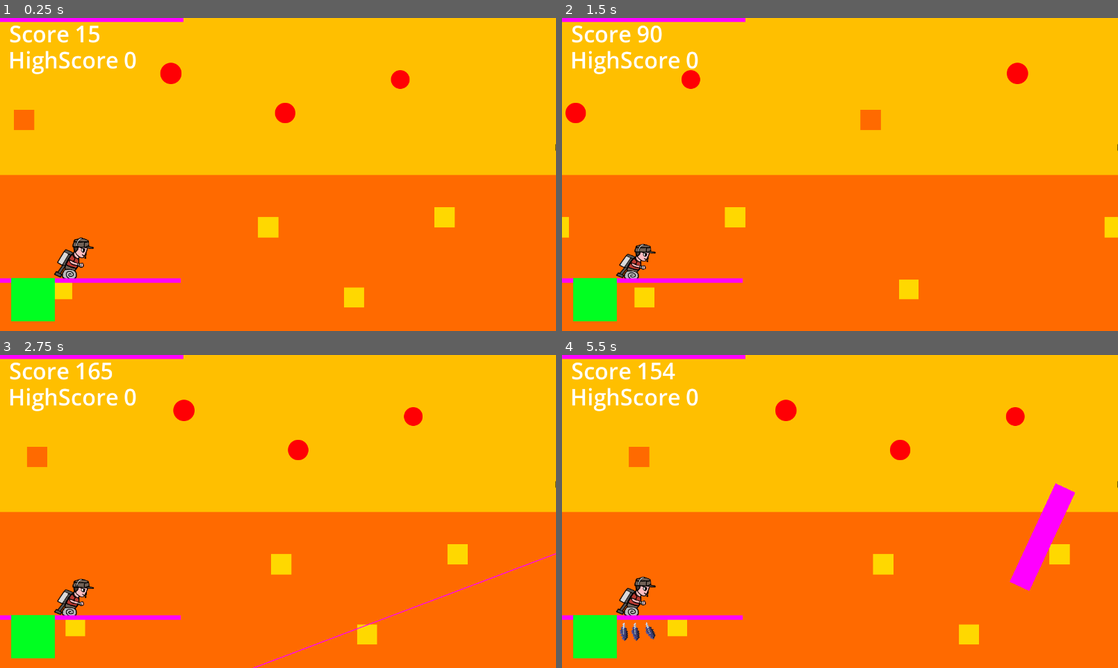
Above: before the commit, frames 1-4 (two rows, left to right).
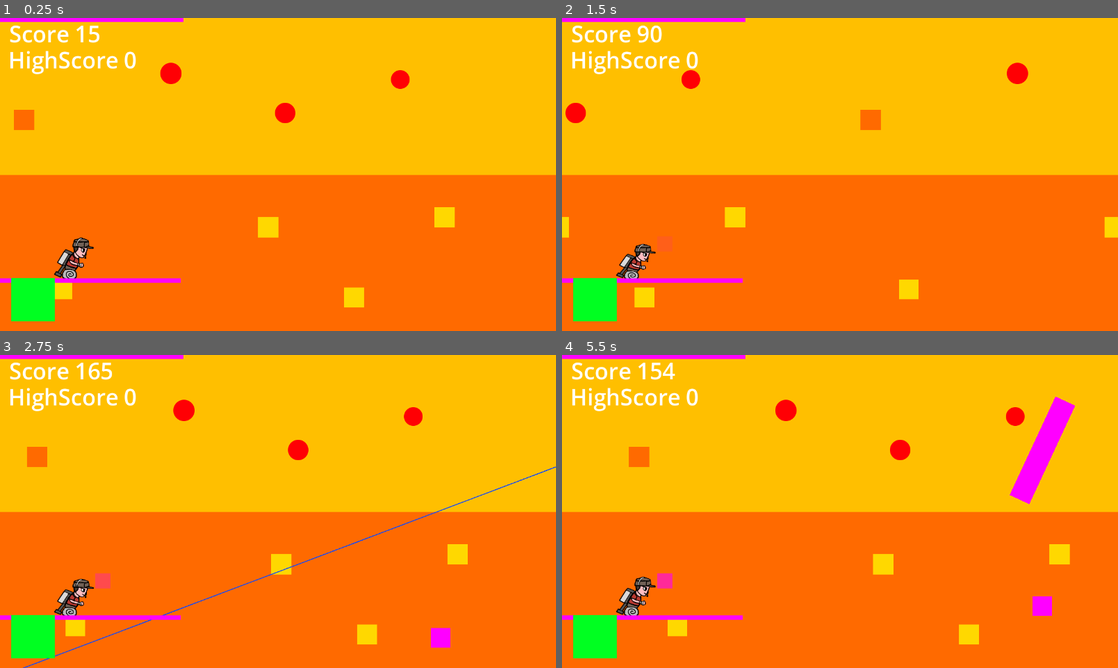
Above: after the commit, the same moments.

Repository: JeffTheCbI4/2FortSprint
Game: Godot game, scene res://scenes/game.tscn
The game is run twice, just before and just after one commit, with the same random seed, the same clock (stepped at 60 frames per second) and the same inputs.
Inputs:
- Up to frame 1 (0.25 s): no input
- Up to frame 2 (1.5 s): hold E (ui_medic_call, bound only after the commit) 0.53-1.28 s; tap Space at 0.77, 0.8, 1.07, 1.35 s
- Up to frame 3 (2.75 s): tap Space at 1.52, 1.82, 2.3 s; tap E (ui_medic_call, bound only after the commit) at 1.55 s; hold E (ui_medic_call, bound only after the commit) from 2.03 s (still down)
- Up to frame 4 (5.5 s): release E (ui_medic_call, bound only after the commit) at 2.78 s; tap R at 2.85 s; tap Space at 3.02, 3.32, 3.77, 3.8, 4.07, 4.35, 4.52, 4.82, 5.3 s; tap E (ui_medic_call, bound only after the commit) at 3.05, 4.55 s; hold E (ui_medic_call, bound only after the commit) 3.53-4.28 s; hold E (ui_medic_call, bound only after the commit) from 5.03 s (still down)

The runs differ from the first frame. In frame 1, less than 0.1% of the frame differs, in the area x 99-100%, y 40-43%; in frame 2, 0.1%; in frame 3, 1.0%; in frame 4, 3.3%, in the area x 10-100%, y 13-92%.

Commit message:
Medic call, harder obstacle generation

Diff:
--- a/audio_manager.tscn
+++ b/audio_manager.tscn
@@ -32,10 +32,6 @@
 stream_4/stream = ExtResource("8_5oaq1")
 stream_4/weight = 1.0
 
-[sub_resource type="AudioStreamRandomizer" id="AudioStreamRandomizer_r4btf"]
-
-[sub_resource type="AudioStreamRandomizer" id="AudioStreamRandomizer_s6dxu"]
-
 [sub_resource type="AudioStreamRandomizer" id="AudioStreamRandomizer_o3r2h"]
 streams_count = 3
 stream_0/stream = ExtResource("9_3vock")
@@ -44,6 +40,10 @@
 stream_1/weight = 1.0
 stream_2/stream = ExtResource("11_knvxs")
 stream_2/weight = 1.0
+
+[sub_resource type="AudioStreamRandomizer" id="AudioStreamRandomizer_r4btf"]
+
+[sub_resource type="AudioStreamRandomizer" id="AudioStreamRandomizer_s6dxu"]
 
 [node name="AudioManager" type="Node2D"]
 script = ExtResource("1_5dyp1")
@@ -70,7 +70,7 @@
 [node name="Player5" type="AudioStreamPlayer2D" parent="."]
 
 [node name="CharacterAudioCooldown" type="Timer" parent="."]
-wait_time = 5.0
+wait_time = 10.0
 one_shot = true
 
 [connection signal="timeout" from="CharacterAudioCooldown" to="." method="_on_character_audio_cooldown_timeout"]
--- a/project.godot
+++ b/project.godot
@@ -29,6 +29,14 @@
 
 project/assembly_name="Jetpack Joyride"
 
+[input]
+
+ui_medic_call={
+"deadzone": 0.5,
+"events": [Object(InputEventKey,"resource_local_to_scene":false,"resource_name":"","device":-1,"window_id":0,"alt_pressed":false,"shift_pressed":false,"ctrl_pressed":false,"meta_pressed":false,"pressed":false,"keycode":0,"physical_keycode":69,"key_label":0,"unicode":101,"echo":false,"script":null)
+]
+}
+
 [rendering]
 
 textures/canvas_textures/default_texture_filter=0
--- /dev/null
+++ b/scenes/HealthRequestSprite.gd
@@ -0,0 +1,16 @@
+extends Sprite2D
+
+
+# Called when the node enters the scene tree for the first time.
+func _ready():
+	pass # Replace with function body.
+
+
+# Called every frame. 'delta' is the elapsed time since the previous frame.
+func _process(delta):
+	pass
+
+
+func _on_fading_timer_timeout():
+	modulate.a -= 0.1
+	pass # Replace with function body.
--- a/scenes/ObstacleGenerator.gd
+++ b/scenes/ObstacleGenerator.gd
@@ -3,24 +3,26 @@
 @export var progress_speed: float
 @export var possible_obstacles: Array
 
-var sniperAllowed = true;
+@export var sniperAllowed = true;
+@export var obsctacle_cooldown: float;
 
 # Called when the node enters the scene tree for the first time.
 func _ready():
+	get_node("GenerationTimer").wait_time = obsctacle_cooldown
 	pass # Replace with function body.
 
 
 # Called every frame. 'delta' is the elapsed time since the previous frame.
 func _process(delta):
-	_progress()
+	_progress(delta)
 	pass
 
 func _get_current_path_position():
 	return get_node("Path2D/PathFollow2D").position + get_node("Path2D").position
 
-func _progress():
+func _progress(delta):
 	var pathFollow = get_node("Path2D/PathFollow2D")
-	var newProgress = pathFollow.progress + progress_speed
+	var newProgress = pathFollow.progress + progress_speed * delta
 	pathFollow.set_progress(newProgress)
 
 func _generate_obstacle():
--- a/scenes/Player.gd
+++ b/scenes/Player.gd
@@ -15,6 +15,11 @@
 signal player_died
 
 var bullet_scene = preload("res://scenes/bullet.tscn")
+var medic_calls = [
+	preload("res://audio/scout/medic01.mp3"),
+	preload("res://audio/scout/medic02.mp3"),
+	preload("res://audio/scout/medic03.mp3")
+]
 
 enum State { ON_FLOOR, FLYING, DEAD }
 enum HealthState { INVINCIBLE, VULNERABLE }
@@ -28,6 +33,7 @@
 
 # Called every frame. 'delta' is the elapsed time since the previous frame.
 func _process(delta):
+
 	pass
 
 func _physics_process(delta):
@@ -53,14 +59,29 @@
 	add_sibling(bullet)
 
 func _process_player_input(delta):
-	var spacePresses = Input.is_key_pressed(KEY_SPACE)
-	if (spacePresses):
+	var spacePressed = Input.is_key_pressed(KEY_SPACE)
+	if (spacePressed):
 		set_falling_velocity(falling_velocity - jump_force)
 		if (current_state == State.ON_FLOOR):
 			current_state = State.FLYING
+		if get_node("BulletsCooldown").is_stopped():
 			get_node("BulletsCooldown").start()
+	else:
+		get_node("BulletsCooldown").stop()
+
 	#if (collidedBody):
 		#falling_velocity = 0
+	pass
+
+func _input(event):
+	if (event.is_action_pressed("ui_medic_call")):
+		var stream = medic_calls.pick_random()
+		var player = get_node("AudioStreamPlayer2D")
+		player.stream = stream
+		player.play()
+		var modulate = get_node("HealthRequestSprite").get_modulate()
+		modulate.a = 1.0
+		get_node("HealthRequestSprite").set_modulate(modulate)
 	pass
 
 func set_falling_velocity(new_velocity):
--- a/scenes/Player.tscn
+++ b/scenes/Player.tscn
@@ -1,8 +1,9 @@
-[gd_scene load_steps=17 format=3 uid="uid://bemh7hd2chnlj"]
+[gd_scene load_steps=19 format=3 uid="uid://bemh7hd2chnlj"]
 
 [ext_resource type="Script" path="res://scenes/Player.gd" id="1_x4ny1"]
 [ext_resource type="Texture2D" uid="uid://r0m2pv5s1grs" path="res://art/PlayerDead.png" id="3_4pfsv"]
 [ext_resource type="Texture2D" uid="uid://dvicirvcemeu" path="res://art/scout.png" id="3_cd737"]
+[ext_resource type="Script" path="res://scenes/HealthRequestSprite.gd" id="4_2nafg"]
 
 [sub_resource type="AtlasTexture" id="AtlasTexture_yabf2"]
 atlas = ExtResource("3_cd737")
@@ -96,6 +97,9 @@
 [sub_resource type="RectangleShape2D" id="RectangleShape2D_mypb7"]
 size = Vector2(76.0259, 212.884)
 
+[sub_resource type="PlaceholderTexture2D" id="PlaceholderTexture2D_2f6o4"]
+size = Vector2(70, 70)
+
 [node name="Player" type="CharacterBody2D"]
 scale = Vector2(0.5, 0.5)
 script = ExtResource("1_x4ny1")
@@ -136,7 +140,20 @@
 [node name="InvincibleFlickerTimer" type="Timer" parent="."]
 wait_time = 0.2
 
+[node name="HealthRequestSprite" type="Sprite2D" parent="."]
+modulate = Color(1, 1, 1, 0)
+position = Vector2(138, -68)
+texture = SubResource("PlaceholderTexture2D_2f6o4")
+script = ExtResource("4_2nafg")
+
+[node name="FadingTimer" type="Timer" parent="HealthRequestSprite"]
+wait_time = 0.1
+autostart = true
+
+[node name="AudioStreamPlayer2D" type="AudioStreamPlayer2D" parent="."]
+
 [connection signal="area_entered" from="Area2D" to="." method="_on_area_2d_area_entered"]
 [connection signal="timeout" from="BulletsCooldown" to="." method="_on_bullets_cooldown_timeout"]
 [connection signal="timeout" from="CollisionCooldown" to="." method="_on_collision_cooldown_timeout"]
 [connection signal="timeout" from="InvincibleFlickerTimer" to="." method="_on_invincible_flicker_timer_timeout"]
+[connection signal="timeout" from="HealthRequestSprite/FadingTimer" to="HealthRequestSprite" method="_on_fading_timer_timeout"]
--- a/scenes/Sniper.gd
+++ b/scenes/Sniper.gd
@@ -40,7 +40,7 @@
 	var ray:RayCast2D = get_node("RayCast2D")
 	if (ray.is_colliding() && ray.get_collider()):
 		state = SniperState.READY_TO_FIRE
-		get_node("Line2D").default_color = Color.DARK_ORANGE
+		get_node("Line2D").default_color = Color.SKY_BLUE
 		get_node("ShootingTimer").start()
 		pass
 
--- a/scenes/obstacle_generator.tscn
+++ b/scenes/obstacle_generator.tscn
@@ -16,6 +16,7 @@
 script = ExtResource("1_uctt8")
 progress_speed = 100.0
 possible_obstacles = [ExtResource("2_dwxn3"), ExtResource("3_hguyv"), ExtResource("4_x6myu"), ExtResource("5_cbuiu")]
+obsctacle_cooldown = 2.0
 
 [node name="Path2D" type="Path2D" parent="."]
 curve = SubResource("Curve2D_kly3e")
--- a/scenes/obstacles/AimingObstacle.gd
+++ b/scenes/obstacles/AimingObstacle.gd
@@ -11,6 +11,7 @@
 func _ready():
 	target = Global.player
 	EventBus.emit_signal("play_stream", preload("res://audio/soldier/rocket_blackbox_shoot.wav"))
+	EventBus.emit_signal("play_character_sound", AudioManager.Character.SOLDIER, AudioManager.CharacterSoundType.CRY)
 	pass # Replace with function body.
 
 
--- a/scenes/playground.tscn
+++ b/scenes/playground.tscn
@@ -7,6 +7,8 @@
 [ext_resource type="PackedScene" uid="uid://b8esc713idmvi" path="res://scenes/obstacles/aiming_obstacle.tscn" id="2_k4d5x"]
 [ext_resource type="PackedScene" uid="uid://df68vq3gn825x" path="res://scenes/floor.tscn" id="3_22sj6"]
 [ext_resource type="PackedScene" uid="uid://b14pld32g3be" path="res://scenes/game_interface.tscn" id="3_nljyv"]
+[ext_resource type="PackedScene" uid="uid://dr0yfhmnym1ld" path="res://scenes/obstacles/basic_obstacle.tscn" id="5_5iktw"]
+[ext_resource type="PackedScene" uid="uid://dmlq4ggfgqm8t" path="res://scenes/obstacles/moving_obstacle.tscn" id="6_w6rub"]
 [ext_resource type="PackedScene" uid="uid://ck6cotaesxa8x" path="res://audio_manager.tscn" id="8_ihwcr"]
 
 [node name="Playground" type="Node"]
@@ -22,13 +24,17 @@
 min_velocity = -600.0
 current_state = 1
 
-[node name="AimingObstacle" parent="." instance=ExtResource("2_k4d5x")]
-process_mode = 4
-position = Vector2(1339, 298)
-angular_speed = 0.02
-
 [node name="ObstacleGenerator" parent="." instance=ExtResource("2_08xgw")]
 position = Vector2(1381, 71)
+progress_speed = 700.0
+obsctacle_cooldown = 2.0
+
+[node name="ObstacleGenerator2" parent="." instance=ExtResource("2_08xgw")]
+position = Vector2(1381, 70)
+progress_speed = 1400.0
+possible_obstacles = [ExtResource("5_5iktw"), ExtResource("6_w6rub"), ExtResource("2_k4d5x")]
+sniperAllowed = false
+obsctacle_cooldown = 1.5
 
 [node name="Floor" parent="." instance=ExtResource("3_22sj6")]
 position = Vector2(166, 604)
--- a/scenes/sniper.tscn
+++ b/scenes/sniper.tscn
@@ -20,7 +20,7 @@
 [node name="Line2D" type="Line2D" parent="."]
 points = PackedVector2Array(0, 0, 1600, 0)
 width = 2.0
-default_color = Color(1, 0, 1, 1)
+default_color = Color(0.0666667, 0.286275, 1, 1)
 
 [node name="RayCast2D" type="RayCast2D" parent="."]
 target_position = Vector2(1600, 0)
Not shown, added: audio/scout/body_impact_hard1.wav.import
Not shown, added: audio/scout/body_impact_hard2.wav.import
Not shown, added: audio/scout/body_impact_hard3.wav.import
Not shown, added: audio/scout/medic01.mp3.import
Not shown, added: audio/scout/medic02.mp3.import
Not shown, added: audio/scout/medic03.mp3.import
Not shown, added: audio/scout/meleedare03.mp3.import
Not shown: 1 places in scenes/playground.tscn that only renumber resources
Not shown, added: audio/scout/body_impact_hard1.wav
Not shown, added: audio/scout/body_impact_hard2.wav
Not shown, added: audio/scout/body_impact_hard3.wav
Not shown, added: audio/scout/medic01.mp3
(and 3 more such lines)
